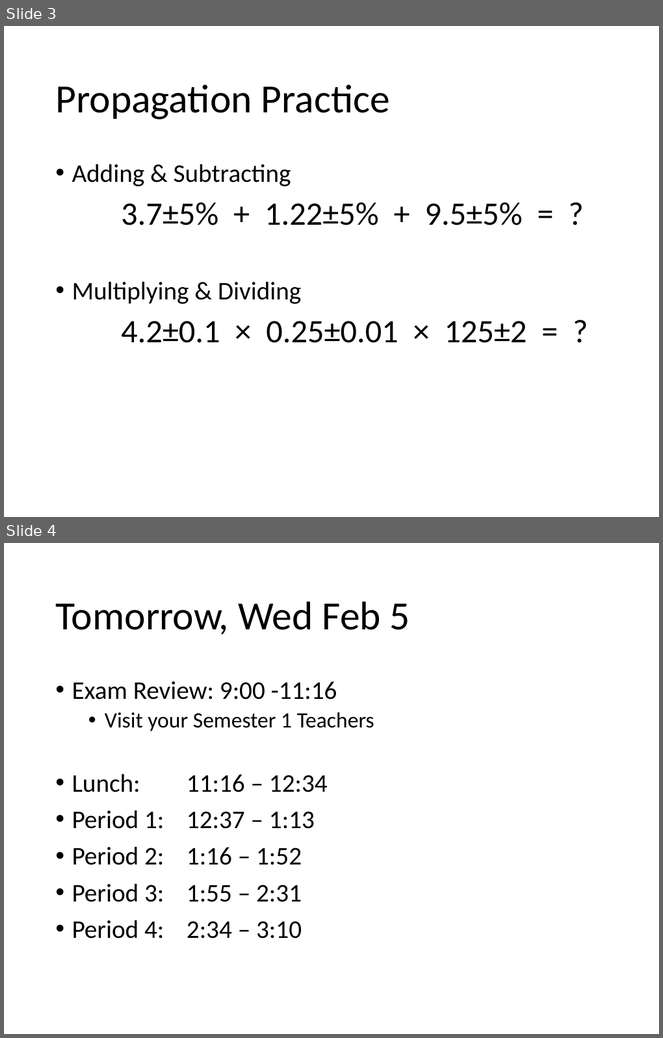
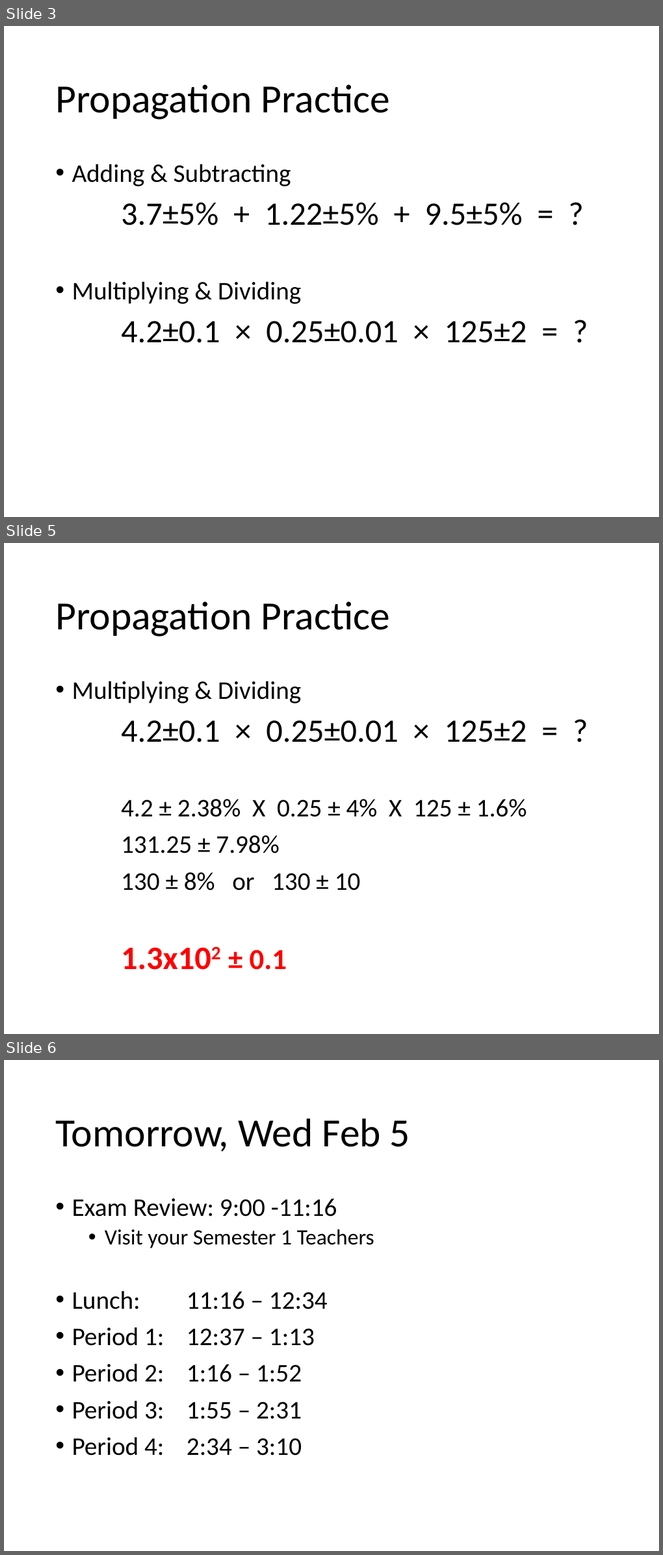
Before and after one commit to Greg5519/SPH4U0, a slide deck: Daily Agendas/Day1.3 ExamReview.pptx. Shown one above the other, each under a label of ours: slides 3 and 4 before the commit, slides 3, 5 and 6 after it; the slides between them are not shown. The pictures are 663x1038 and 663x1555 pixels, drawn with LibreOffice and Linux fonts; fonts in the diff are those of the drawing. Boxes give left, top, right and bottom in pixels: in the first picture for what was removed or moved away, otherwise in the second. Text is boxed around its words. In the diff, an @@ line names an element or a change of style, - is before the commit and + after.

```diff
--- a/Daily Agendas/Day1.3 ExamReview.pptx
+++ b/Daily Agendas/Day1.3 ExamReview.pptx
@@ slide 5 added at (4,543,659,1034), background #FFFFFF @@
@@ title added at (55,601,390,637), 44 pt, text #000000 @@
+Propagation Practice
@@ text added at (72,681,527,970), 28 pt, text #000000 @@
+• Multiplying & Dividing
+4.2±0.1 × 0.25±0.01 × 125±2 = ?
+4.2 ± 2.38% X 0.25 ± 4% X 125 ± 1.6%
+131.25 ± 7.98%
+130 ± 8% or 130 ± 10
+1.3x102 ± 0.1
@@ what was slide 4 is now slide 6 @@
```
Also in this commit, not shown: 1 other slide added.
